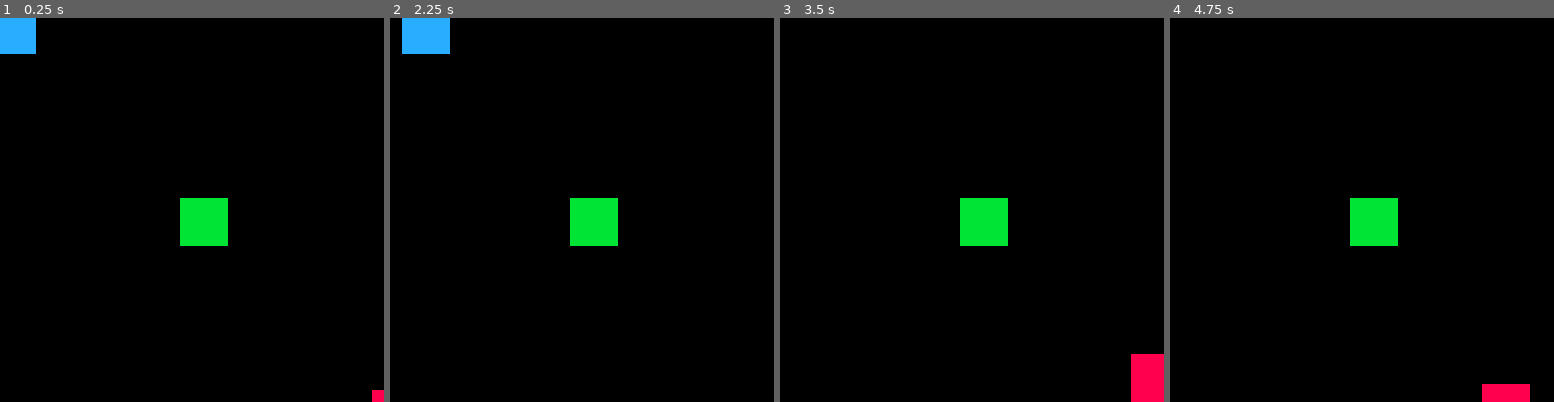
Above: before the commit, frames 1-4 (left to right).
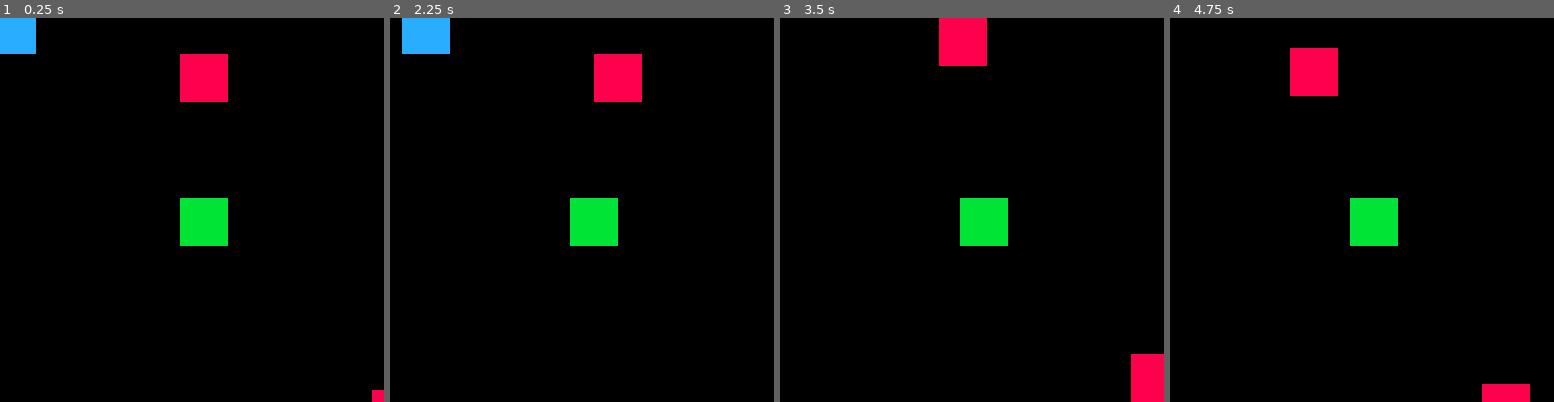
Above: after the commit, the same moments.

Repository: open-source-grilled-cheese/pacman-paris-undertale
Game: PICO-8 cartridge ggj.p8
The game is run twice, just before and just after one commit, with the same random seed, the same clock (stepped at 60 frames per second) and the same inputs.
Inputs:
- Up to frame 1 (0.25 s): no input
- Up to frame 2 (2.25 s): tap O (Z key) at 0.33, 0.7, 1.43, 2.22 s; hold Left from 1.97 s (still down)
- Up to frame 3 (3.5 s): release Left at 2.37 s; hold Down 2.42-2.82 s; hold Right from 2.87 s (still down); tap O (Z key) at 3.1 s
- Up to frame 4 (4.75 s): release Right at 3.53 s; hold Up 3.58-4.08 s; tap O (Z key) at 3.98 s; hold Right 4.13-4.53 s; hold Down from 4.58 s (still down)

The runs differ from the first frame. In frame 1, 1.6% of the frame differs, in the area x 46-60%, y 9-22%; in frame 2, 1.6%; in frame 3, 1.6%; in frame 4, 1.6%.

Commit message:
start battling

Diff:
--- a/ggj.p8
+++ b/ggj.p8
@@ -19,6 +19,7 @@
 npcs = {
 	{
 		active = false,
+		battle = false,
 		x = 0,
 		y = 0,
 		width = 16,
@@ -31,6 +32,7 @@
 	},
 	{
 		active = false,
+		battle = false,
 		x = 128,
 		y = 128,
 		width = 16,
@@ -40,12 +42,25 @@
 			"what's up?",
 			"farewell."
 		}
+	},
+	{
+		active = false,
+		battle = true,
+		x = 64,
+		y = 16,
+		width = 16,
+		height = 16,
+		sprite = 4,
+		lines = {
+			"a battle? have at you!"
+		}
 	}
 }
 
 dialog = {
 	lines = {},
-	curr = 1
+	curr = 1,
+	battle = false
 }
 
 function _init()
@@ -70,11 +85,20 @@
 	if btnp(🅾️) then
 		if dialog.curr < #dialog.lines then
 			dialog.curr += 1
+		elseif dialog.battle then
+			-- enter battle minigame
+			_update = _update_battle
+			_draw = _draw_battle
 		else
+			-- return to walking mode
 			_update = _update_walk
 			_draw = _draw_walk
 		end
 	end
+end
+
+function _update_battle()
+	_x = 0
 end
 
 function move_player()
@@ -103,6 +127,7 @@
 end
 
 function chk_dialog()
+	-- check whether to enter dialog mode
 	if btnp(🅾️) then
 		for npc in all(npcs) do
 			if npc.active then
@@ -111,6 +136,7 @@
 				_draw = _draw_dialog
 				dialog.lines = npc.lines
 				dialog.curr = 1
+				dialog.battle = npc.battle
 			end
 		end
 	end
@@ -158,6 +184,11 @@
 	rect(p.x-60, p.y-60, p.x+64, p.y-32, 7)
 	-- draw the text
 	print(dialog.lines[dialog.curr], p.x-56, p.y-56)
+end
+
+function _draw_battle()
+	cls(1)
+	spr(1, p.x, p.y)
 end
 
 function draw_npcs()
@@ -194,13 +225,13 @@
 end
 __gfx__
 0000000000000000bbbbbbbbbbbbbbbb8888888888888888cccccccccccccccc0000000000000000000000000000000000000000000000000000000000000000
-0000000000000000bbbbbbbbbbbbbbbb8888888888888888cccccccccccccccc0000000000000000000000000000000000000000000000000000000000000000
-0070070000000000bbbbbbbbbbbbbbbb8888888888888888cccccccccccccccc0000000000000000000000000000000000000000000000000000000000000000
-0007700000000000bbbbbbbbbbbbbbbb8888888888888888cccccccccccccccc0000000000000000000000000000000000000000000000000000000000000000
-0007700000000000bbbbbbbbbbbbbbbb8888888888888888cccccccccccccccc0000000000000000000000000000000000000000000000000000000000000000
-0070070000000000bbbbbbbbbbbbbbbb8888888888888888cccccccccccccccc0000000000000000000000000000000000000000000000000000000000000000
-0000000000000000bbbbbbbbbbbbbbbb8888888888888888cccccccccccccccc0000000000000000000000000000000000000000000000000000000000000000
-0000000000000000bbbbbbbbbbbbbbbb8888888888888888cccccccccccccccc0000000000000000000000000000000000000000000000000000000000000000
+000000000bb00bb0bbbbbbbbbbbbbbbb8888888888888888cccccccccccccccc0000000000000000000000000000000000000000000000000000000000000000
+00700700bbbbb77bbbbbbbbbbbbbbbbb8888888888888888cccccccccccccccc0000000000000000000000000000000000000000000000000000000000000000
+00077000bbbbbb7bbbbbbbbbbbbbbbbb8888888888888888cccccccccccccccc0000000000000000000000000000000000000000000000000000000000000000
+00077000bbbbbbbbbbbbbbbbbbbbbbbb8888888888888888cccccccccccccccc0000000000000000000000000000000000000000000000000000000000000000
+007007000b7bbbb0bbbbbbbbbbbbbbbb8888888888888888cccccccccccccccc0000000000000000000000000000000000000000000000000000000000000000
+0000000000b7bb00bbbbbbbbbbbbbbbb8888888888888888cccccccccccccccc0000000000000000000000000000000000000000000000000000000000000000
+00000000000bb000bbbbbbbbbbbbbbbb8888888888888888cccccccccccccccc0000000000000000000000000000000000000000000000000000000000000000
 0000000000000000bbbbbbbbbbbbbbbb8888888888888888cccccccccccccccc0000000000000000000000000000000000000000000000000000000000000000
 0000000000000000bbbbbbbbbbbbbbbb8888888888888888cccccccccccccccc0000000000000000000000000000000000000000000000000000000000000000
 0000000000000000bbbbbbbbbbbbbbbb8888888888888888cccccccccccccccc0000000000000000000000000000000000000000000000000000000000000000
